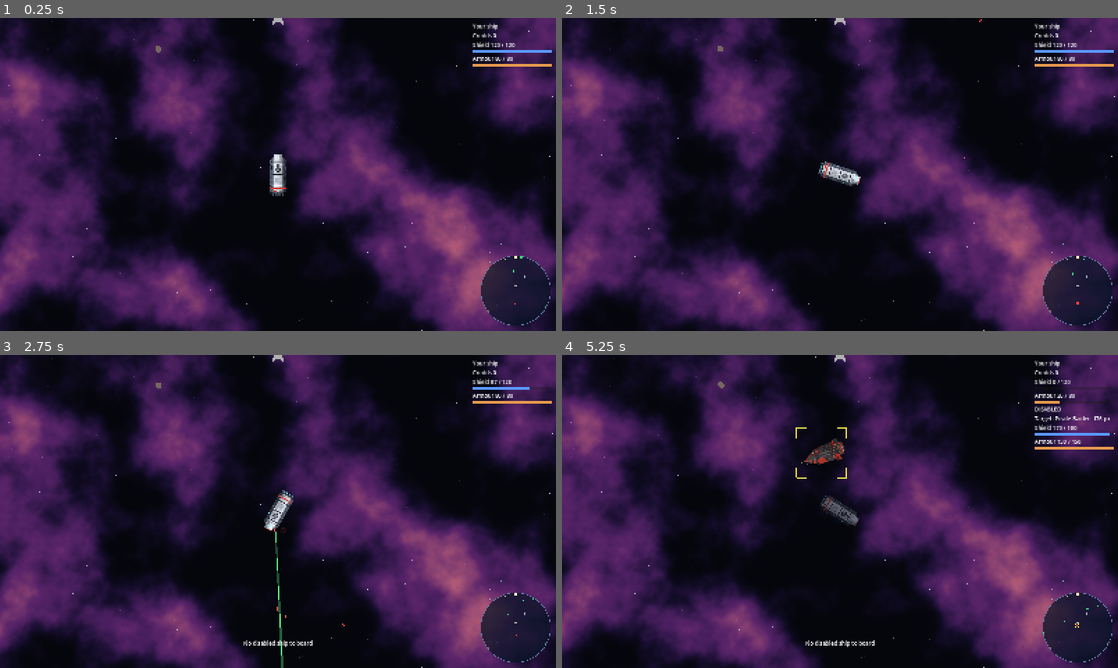
Above: before the commit, frames 1-4 (two rows, left to right).
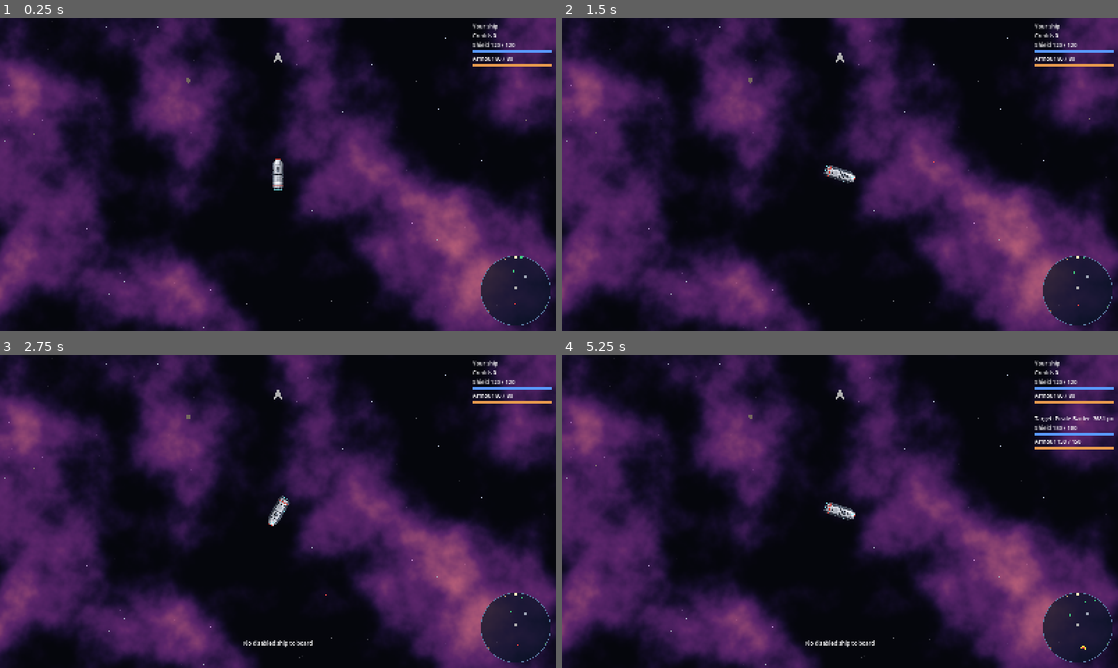
Above: after the commit, the same moments.

Repository: jarrad-h/Terminal_Velocity
Game: Godot game, scene res://scenes/system.tscn
The game is run twice, just before and just after one commit, with the same random seed, the same clock (stepped at 60 frames per second) and the same inputs.
Inputs (mouse positions are in pixels of both pictures, inside the frame that each line leads up to):
- Up to frame 1 (0.25 s): no input
- Up to frame 2 (1.5 s): tap Enter at 0.5 s; move the mouse to (962, 158) at 0.52 s; hold Right (turn_right) 0.53-1.25 s; hold Space (fire_primary) 0.53-1.25 s; click (962, 158) at 0.67 s; drag from (728, 190) to (717, 49) at 1.27 s
- Up to frame 3 (2.75 s): move the mouse to (333, 442) at 2.02 s; hold Right (turn_right) from 2.03 s (still down); hold B (board) from 2.03 s (still down); tap Space (fire_primary) at 2.3 s
- Up to frame 4 (5.25 s): release Right (turn_right) at 2.75 s; release B (board) at 2.75 s; drag from (812, 574) to (673, 464) at 2.77 s; move the mouse to (1006, 558) at 3.52 s; hold Left (turn_left) 3.53-4.25 s; hold F (fire_secondary) 3.53-4.25 s; tap Space (fire_primary) at 3.8 s; drag from (673, 464) to (840, 511) at 4.27 s; move the mouse to (867, 511) at 5.02 s; hold Down (reverse) from 5.03 s (still down); hold R (target_nearest) from 5.03 s (still down); click (867, 511) at 5.17 s

The runs differ from the first frame. In frame 1, 0.4% of the frame differs, in the area x 0-100%, y 0-100%; in frame 2, 0.4%; in frame 3, 0.7%; in frame 4, 1.2%.

Commit message:
m6: V1 world grows to match the ship art (planets x4, positions and edge x2, zoom 0.75, radar 6000); scenario checks for turret, pivot, capsule and glow
Co-Authored-By: Claude Opus 5.5 <noreply@anthropic.com>
Claude-Session: https://claude.ai/code/session_013KYWppx9gL7PY4dFLZkH3u

Diff:
--- a/data/game.json
+++ b/data/game.json
@@ -35,7 +35,7 @@
     "assist_armor_pct": 50
   },
   "combat": {"friendly_fire_pct": 100},
-  "camera": {"zoom": 1.0, "smoothing_speed": 0},
+  "camera": {"zoom": 0.75, "smoothing_speed": 0},
   "ai": {
     "thrust_angle": 35,
     "standoff_fraction": 0.4,
@@ -60,7 +60,7 @@
   "local_space": {"chunk_size": 1024},
   "radar": {
     "size": 200,
-    "range": 3000,
+    "range": 6000,
     "margin": 16,
     "colours": {
       "background": "#0a1426c0",
--- a/data/systems/test_graveyard.json
+++ b/data/systems/test_graveyard.json
@@ -1,18 +1,18 @@
 {
   "id": "test_graveyard",
   "name": "Test Graveyard",
-  "edge_radius": 6000,
+  "edge_radius": 12000,
   "respawn_delay": [5, 15],
   "seed": 2002,
   "objects": [
-    {"id": "dim", "type": "star", "name": "Dim", "position": [0, 0], "radius": 300, "colour": "#ffb080"},
-    {"id": "bastion", "type": "planet", "name": "Bastion", "position": [4500, 0], "radius": 140, "colour": "#6080a0",
+    {"id": "dim", "type": "star", "name": "Dim", "position": [0, 0], "radius": 1200, "colour": "#ffb080"},
+    {"id": "bastion", "type": "planet", "name": "Bastion", "position": [9000, 0], "radius": 560, "colour": "#6080a0",
      "description": "A fortress world watching the old battlefield.", "landable": true, "government": "local_authority", "min_record": -20},
-    {"id": "scrapyard", "type": "planet", "name": "Scrapyard", "position": [-4200, 1800], "radius": 100, "colour": "#806050",
+    {"id": "scrapyard", "type": "planet", "name": "Scrapyard", "position": [-8400, 3600], "radius": 400, "colour": "#806050",
      "description": "Salvagers strip the wrecks for parts.", "landable": true, "government": "independent_traders", "min_record": -80},
-    {"id": "watch", "type": "station", "name": "Graveyard Watch", "position": [0, 4200], "radius": 60, "colour": "#a0a8b8",
+    {"id": "watch", "type": "station", "name": "Graveyard Watch", "position": [0, 8400], "radius": 240, "colour": "#a0a8b8",
      "description": "A listening post.", "landable": true, "government": "local_authority", "min_record": -10},
-    {"id": "titan", "type": "planet", "name": "Titan", "position": [-2000, -4800], "radius": 280, "colour": "#b09060",
+    {"id": "titan", "type": "planet", "name": "Titan", "position": [-4000, -9600], "radius": 1120, "colour": "#b09060",
      "description": "A gas giant.", "landable": false}
   ],
   "traffic": [
@@ -31,10 +31,10 @@
   "local_space": [
     {"scenery": "dust", "density": 35},
     {"scenery": "derelict_hull", "density": 4,
-     "region": {"shape": "ring", "centre": [0, 0], "inner_radius": 1200, "radius": 3200}},
+     "region": {"shape": "ring", "centre": [0, 0], "inner_radius": 2400, "radius": 6400}},
     {"scenery": "small_debris", "density": 12,
-     "region": {"shape": "ring", "centre": [0, 0], "inner_radius": 1100, "radius": 3300}},
+     "region": {"shape": "ring", "centre": [0, 0], "inner_radius": 2200, "radius": 6600}},
     {"scenery": "large_asteroid", "density": 1.5,
-     "region": {"shape": "circle", "centre": [-2500, -2500], "radius": 1200}}
+     "region": {"shape": "circle", "centre": [-5000, -5000], "radius": 2400}}
   ]
 }
--- a/data/systems/test_nebula.json
+++ b/data/systems/test_nebula.json
@@ -1,18 +1,18 @@
 {
   "id": "test_nebula",
   "name": "Test Nebula",
-  "edge_radius": 7000,
+  "edge_radius": 14000,
   "respawn_delay": [5, 15],
   "seed": 1001,
   "objects": [
-    {"id": "sol", "type": "star", "name": "Vela", "position": [0, -6000], "radius": 400, "colour": "#fff0c0"},
-    {"id": "haven", "type": "planet", "name": "Haven", "position": [3000, 1500], "radius": 160, "colour": "#4a8a5a",
+    {"id": "sol", "type": "star", "name": "Vela", "position": [0, -12000], "radius": 1600, "colour": "#fff0c0"},
+    {"id": "haven", "type": "planet", "name": "Haven", "position": [6000, 3000], "radius": 640, "colour": "#4a8a5a",
      "description": "A temperate world with a busy orbital dock.", "landable": true, "government": "local_authority", "min_record": -20},
-    {"id": "cinder", "type": "planet", "name": "Cinder", "position": [-3500, 2500], "radius": 110, "colour": "#a05a3a",
+    {"id": "cinder", "type": "planet", "name": "Cinder", "position": [-7000, 5000], "radius": 440, "colour": "#a05a3a",
      "description": "A mining colony that asks few questions.", "landable": true, "government": "independent_traders", "min_record": -80},
-    {"id": "picket", "type": "station", "name": "Picket Station", "position": [800, -1200], "radius": 60, "colour": "#a0a8b8",
+    {"id": "picket", "type": "station", "name": "Picket Station", "position": [1600, -2400], "radius": 240, "colour": "#a0a8b8",
      "description": "Authority patrol base.", "landable": true, "government": "local_authority", "min_record": -10},
-    {"id": "tethys", "type": "planet", "name": "Tethys", "position": [-1500, -4000], "radius": 300, "colour": "#c0a070",
+    {"id": "tethys", "type": "planet", "name": "Tethys", "position": [-3000, -8000], "radius": 1200, "colour": "#c0a070",
      "description": "A gas giant.", "landable": false}
   ],
   "traffic": [
--- a/tests/smoke/scenario.gd
+++ b/tests/smoke/scenario.gd
@@ -104,6 +104,43 @@
 	_check(is_equal_approx(dummy.health.shield, shield_hit), "no recharge inside the delay (C6)")
 	await _frames(roundi(dummy.health.recharge_delay * 60.0))
 	_check(dummy.health.shield > shield_hit, "recharging after the delay (C6)")
+
+	# M6: ship art, hull capsule, turret and pivot mounts (V1–V5).
+	_check(player.def.id == "shuttle", "player starts in the shuttle (M6)")
+	var capsule: CapsuleShape2D = player.hitbox_shape.shape as CapsuleShape2D
+	_check(capsule != null and is_equal_approx(capsule.height, player.def.hit_size.y * player.art_scale), "capsule hitbox from hit_size (V2)")
+	_check(player.visual.get_node_or_null(^"EngineGlow") != null and player.visual.get_child_count() == 2, "sprite plus engine glow (V1, V5)")
+	await _teleport(player, dummy.global_position + Vector2(300.0, 0.0))  # dummy abeam to port, ship facing up
+	player.set_target(dummy)
+	await _frames(30)
+	var turret: WeaponMounts.Mount = player.weapons.mounts[0]
+	_check(turret.mount == "turret" and absf(angle_difference(turret.angle, -PI / 2.0)) < 0.1,
+		"turret swings onto a target abeam (V4): %.1f°" % rad_to_deg(turret.angle))
+	_check(turret.barrel.get_node_or_null(^"TurretSprite") != null and is_equal_approx(turret.barrel.rotation, turret.angle), "turret sprite turns with the barrel (V4)")
+	var abeam_before: float = dummy.health.shield + dummy.health.armor
+	Input.action_press(&"fire_primary")
+	await _frames(40)
+	Input.action_release(&"fire_primary")
+	await _frames(30)
+	_check(dummy.health.shield + dummy.health.armor < abeam_before, "turret hits a target the ship isn't facing (C2)")
+	var setup_errors: Array[String] = []
+	var pivot_def: ShipDef = ShipDef.parse(DefReader.new({"name": "Pivot test", "accel": 1, "top_speed": 1, "turn_rate": 1,
+		"hardpoints": [{"id": "P1", "size": "small", "mount": "pivot", "pos": [0, -20]}],
+		"loadout": [{"hardpoint": "P1", "weapon": "laser_small", "mount": "pivot"}]}, "scenario", setup_errors))
+	player.setup(pivot_def)
+	await _frames(30)
+	var pivot: WeaponMounts.Mount = player.weapons.mounts[0]
+	_check(setup_errors.is_empty() and absf(absf(pivot.angle) - deg_to_rad(15.0)) < 0.01, "pivot held at its ±15° edge (V3): %.1f°" % rad_to_deg(pivot.angle))
+	var shots: Node = get_tree().get_first_node_in_group(&"shots")
+	var shots_before: int = shots.get_child_count()
+	Input.action_press(&"fire_primary")
+	await _frames(2)
+	Input.action_release(&"fire_primary")
+	_check(shots.get_child_count() > shots_before, "pivot keeps firing with the target outside its arc (V3)")
+	# The pivot sits 20 px ahead of the centre: put the dummy 10° to port of it.
+	await _teleport(player, dummy.global_position + Vector2(280.0 * tan(deg_to_rad(10.0)), 300.0))
+	await _frames(30)
+	_check(absf(absf(pivot.angle) - deg_to_rad(10.0)) < 0.03, "pivot tracks a target 10° off the nose (V3): %.1f°" % rad_to_deg(pivot.angle))
 
 	_debug.swap_player_ship("patrol_corvette")
 	await _teleport(player, dummy.global_position + Vector2(300.0, 300.0))  # off to one side, facing up
Not shown, changed: data/README.md
